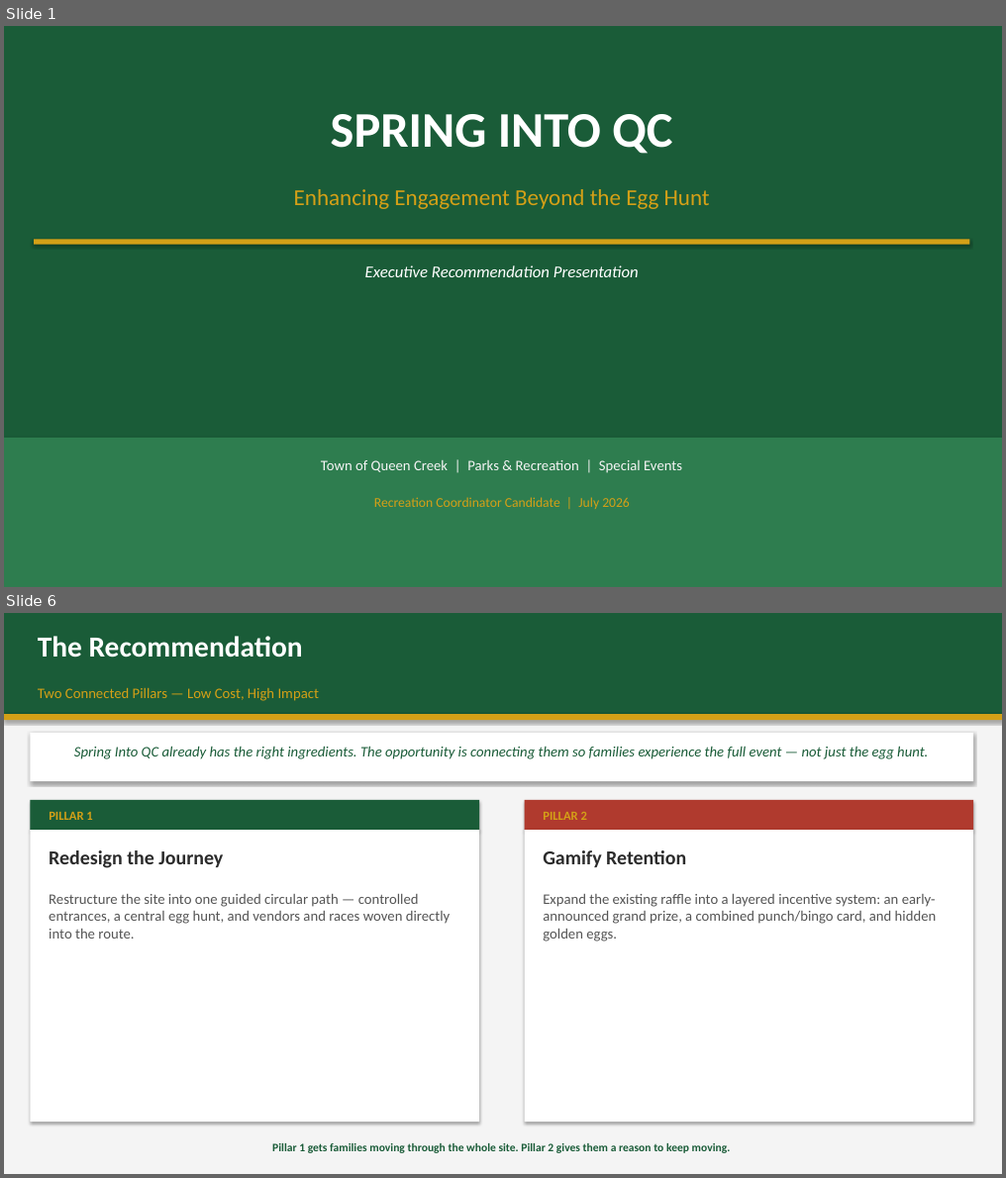
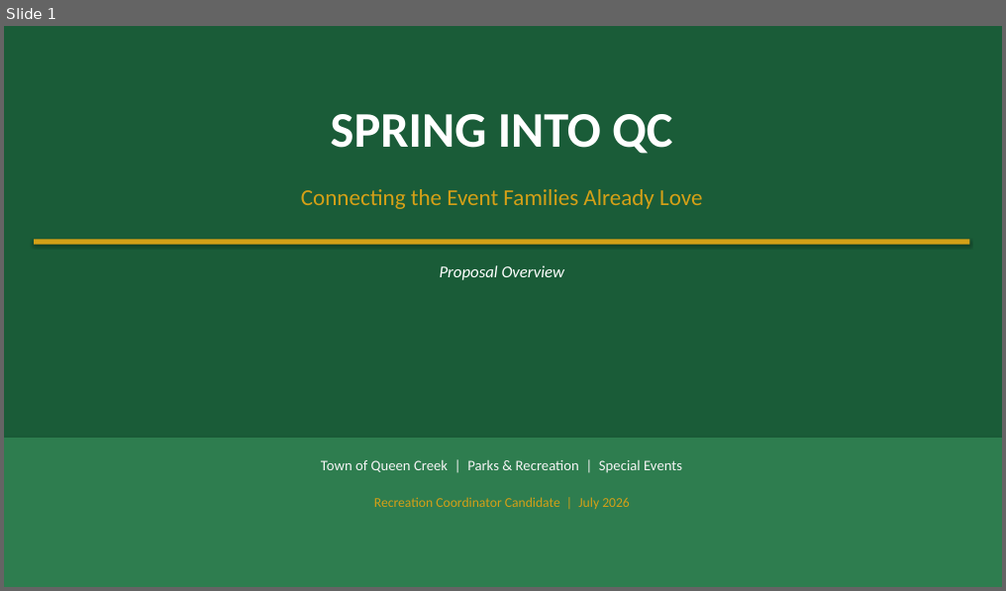
Before and after one commit to billy12/qc, a slide deck: SpringIntoQC_Presentation.pptx. Shown one above the other, each under a label of ours: slides 1 and 6 before the commit, slide 1 after it; the slides between them are not shown. The pictures are 1006x1178 and 1006x591 pixels, drawn with LibreOffice and Linux fonts; fonts in the diff are those of the drawing. Boxes give left, top, right and bottom in pixels: in the first picture for what was removed or moved away, otherwise in the second. Text is boxed around its words. In the diff, an @@ line names an element or a change of style, - is before the commit and + after.

```diff
--- a/SpringIntoQC_Presentation.pptx
+++ b/SpringIntoQC_Presentation.pptx
@@ slide 6 removed at (4, 613, 1002, 1174), background #FFFFFF @@
@@ rectangle removed at (4, 613, 1002, 1174) @@
@@ rectangle removed at (4, 613, 1002, 714) @@
@@ text removed at (38, 636, 303, 658) @@
-The Recommendation
@@ text removed at (38, 688, 319, 701) @@
-Two Connected Pillars — Low Cost, High Impact
@@ rectangle removed at (4, 714, 1002, 720) @@
@@ rectangle removed at (30, 733, 973, 781) @@
@@ text removed at (74, 746, 928, 760) @@
-Spring Into QC already has the right ingredients. The opportunity is connecting them so families experience the full event — not just the egg hunt.
@@ rectangle removed at (30, 800, 479, 830) @@
@@ text removed at (49, 812, 92, 820) @@
-PILLAR 1
@@ rectangle removed at (525, 800, 973, 830) @@
@@ text removed at (543, 812, 587, 820) @@
-PILLAR 2
@@ rectangle removed at (30, 830, 479, 1122) @@
@@ rectangle removed at (525, 830, 973, 1122) @@
@@ text removed at (49, 851, 223, 868) @@
-Redesign the Journey
@@ text removed at (543, 851, 686, 867) @@
-Gamify Retention
@@ text removed at (49, 894, 450, 939) @@
-Restructure the site into one guided circular path — controlled entrances, a central egg hunt, and vendors and races woven directly into the route.
@@ text removed at (543, 894, 937, 942) @@
-Expand the existing raffle into a layered incentive system: an early-announced grand prize, a combined punch/bingo card, and hidden golden eggs.
@@ text removed at (272, 1144, 731, 1154) @@
-Pillar 1 gets families moving through the whole site. Pillar 2 gives them a reason to keep moving.
@@ slide 1 changed as well @@
@@ text at (301, 189, 702, 209): text changed @@
-Enhancing Engagement Beyond the Egg Hunt
+Connecting the Event Families Already Love
@@ text at (440, 266, 564, 280): text changed @@
-Executive Recommendation Presentation
+Proposal Overview
```
Also in this commit, not shown: 1 other slide changed, 8 slides added, 8 other slides removed, 9 other files.
